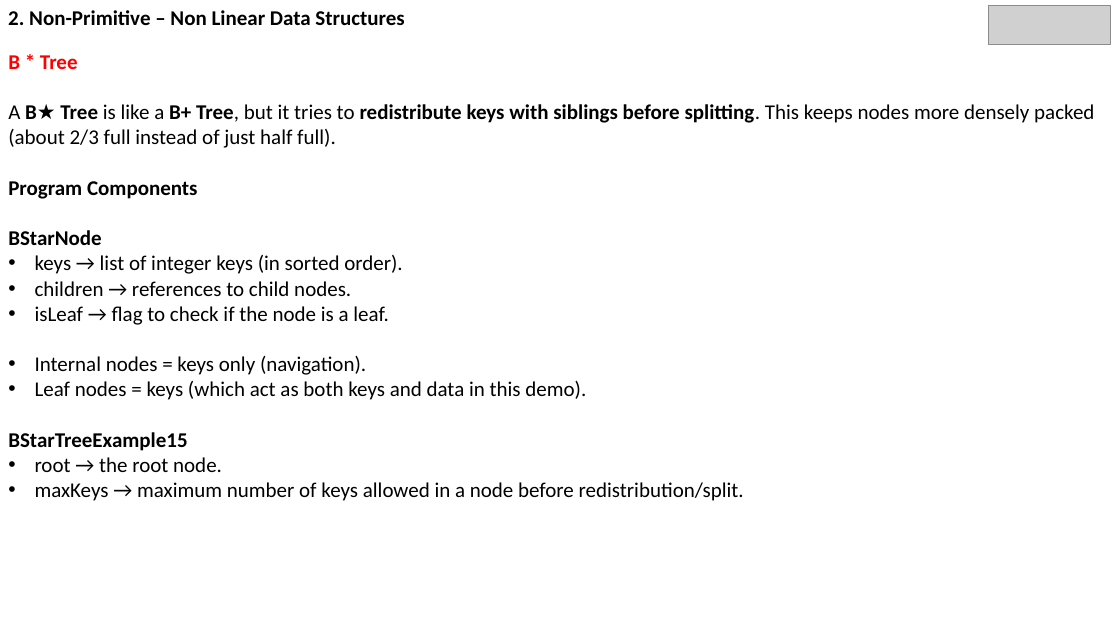
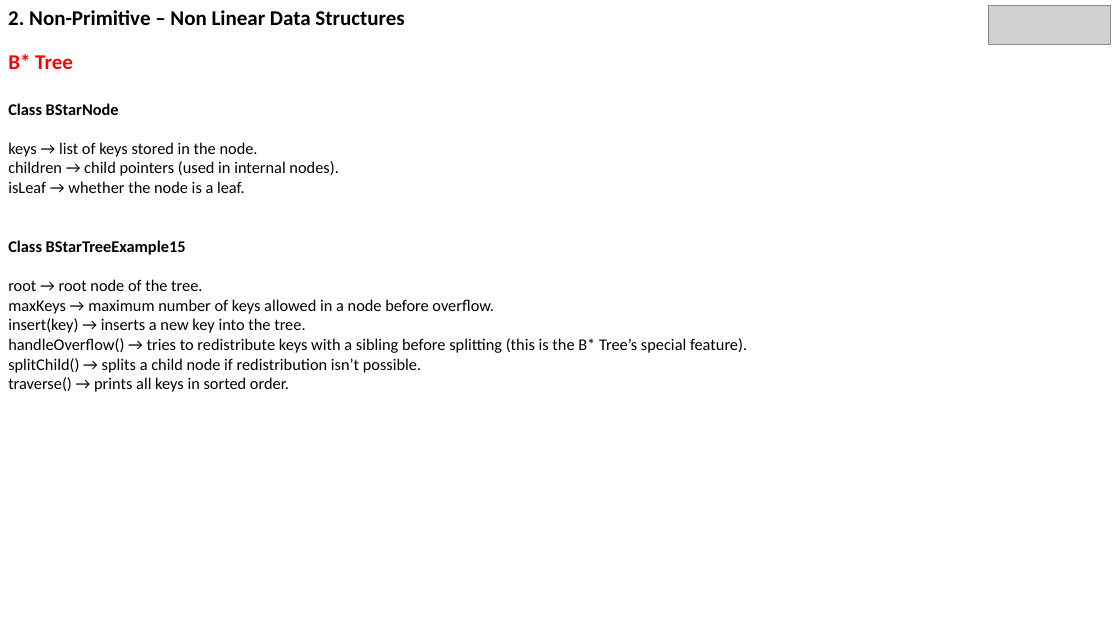
Before and after one commit to SMattaparthi-rgare/Non-Linear-Data-Structures-PPT, a slide deck: slide 31 of DataStructures3.pptx (slide 41 before the commit). Drawn at 1120x630 pixels with LibreOffice and Linux fonts; fonts in the diff are those of the drawing; grey boxes stand for pictures. Boxes give left, top, right and bottom in pixels: in the first picture for what was removed or moved away, otherwise in the second. Text is boxed around its words. In the diff, an @@ line names an element or a change of style, - is before the commit and + after.

```diff
--- a/DataStructures3.pptx
+++ b/DataStructures3.pptx
@@ text at (8, 54, 747, 392): text changed; size 18 to 14 pt @@
-B * Tree
-A B★ Tree is like a B+ Tree, but it tries to redistribute keys with siblings before splitting. This keeps nodes more densely packed (about 2/3 full instead of just half full).
-Program Components
-BStarNode
-• keys → list of integer keys (in sorted order).
-• children → references to child nodes.
-• isLeaf → flag to check if the node is a leaf.
-• Internal nodes = keys only (navigation).
-• Leaf nodes = keys (which act as both keys and data in this demo).
-BStarTreeExample15
-• root → the root node.
-• maxKeys → maximum number of keys allowed in a node before redistribution/split.
+B* Tree
+Class BStarNode
+keys → list of keys stored in the node.
+children → child pointers (used in internal nodes).
+isLeaf → whether the node is a leaf.
+Class BStarTreeExample15
+root → root node of the tree.
+maxKeys → maximum number of keys allowed in a node before overflow.
+insert(key) → inserts a new key into the tree.
+handleOverflow() → tries to redistribute keys with a sibling before splitting (this is the B* Tree’s special feature).
+splitChild() → splits a child node if redistribution isn’t possible.
+traverse() → prints all keys in sorted order.
```
Also in this commit, not shown: 37 other slides changed, 7 slides added, 25 slides removed.
